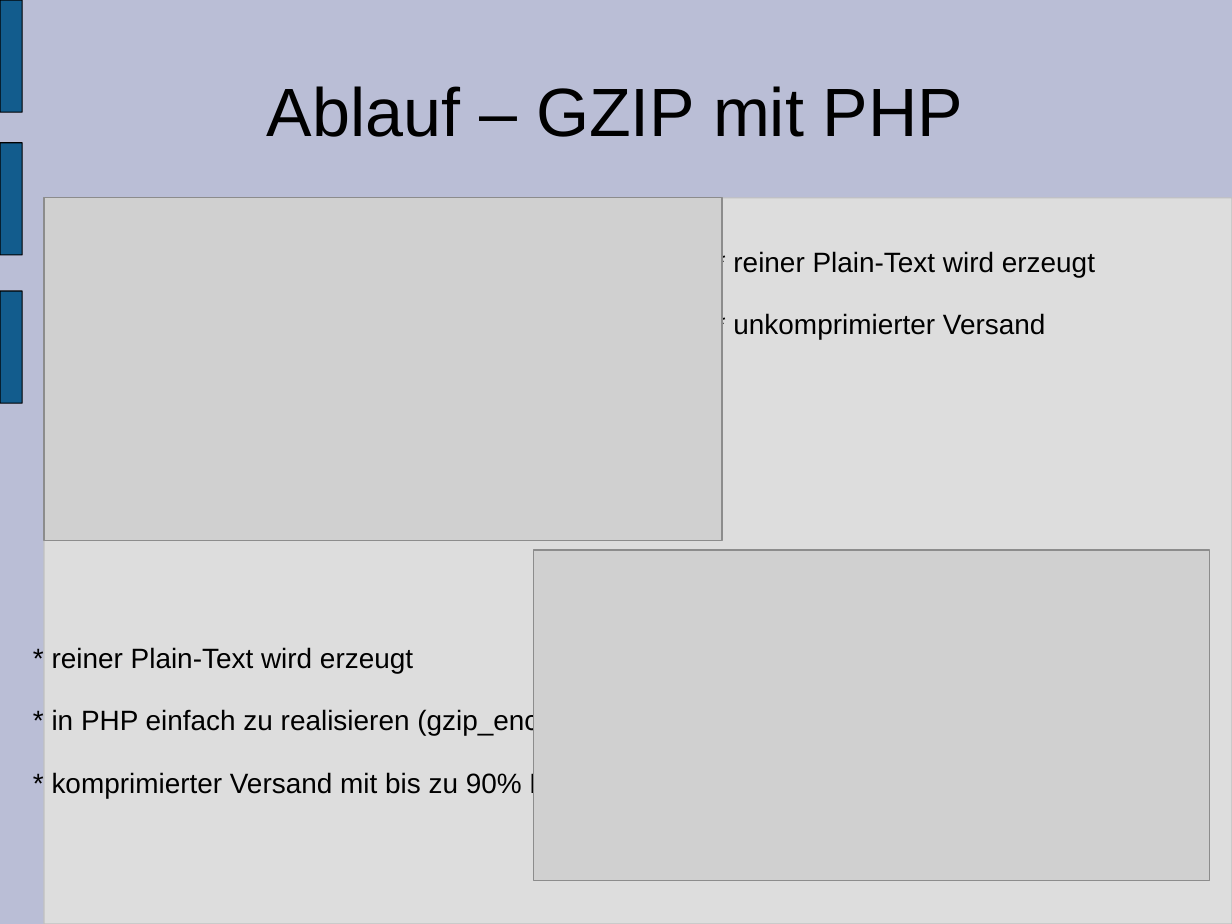
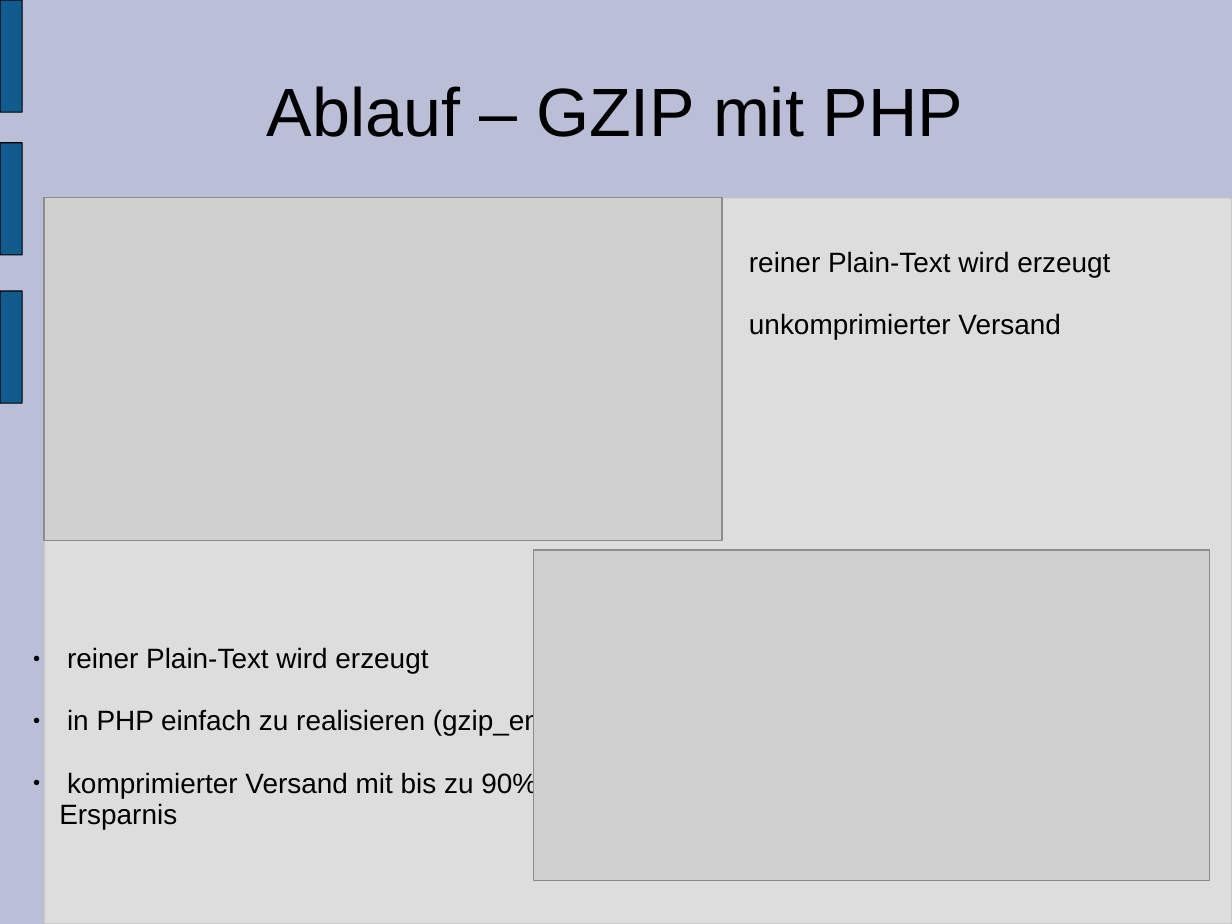
Before and after one commit to Zurzeithier/zeiterfassung-hs-ulm, a slide deck: slide 5 of TimeRecording/design/praesentation.ppt. Drawn at 1232x924 pixels with LibreOffice and Linux fonts; fonts in the diff are those of the drawing; grey boxes stand for pictures. Boxes give left, top, right and bottom in pixels: in the first picture for what was removed or moved away, otherwise in the second. Text is boxed around its words. In the diff, an @@ line names an element or a change of style, - is before the commit and + after.

Commit message:
presentation update;

```diff
--- a/TimeRecording/design/praesentation.ppt
+++ b/TimeRecording/design/praesentation.ppt
@@ text at (749, 251, 1110, 339): text changed @@
-* reiner Plain-Text wird erzeugt
-* unkomprimierter Versand
+● reiner Plain-Text wird erzeugt
+● unkomprimierter Versand
@@ text at (67, 647, 610, 798): text changed @@
-* reiner Plain-Text wird erzeugt
-* in PHP einfach zu realisieren (gzip_encode)
-* komprimierter Versand mit bis zu 90% Ersparnis
+● reiner Plain-Text wird erzeugt
+● in PHP einfach zu realisieren (gzip_encode)
+● komprimierter Versand mit bis zu 90% Ersparnis
```
Also in this commit, not shown: 1 other slide changed, 2 other files.
